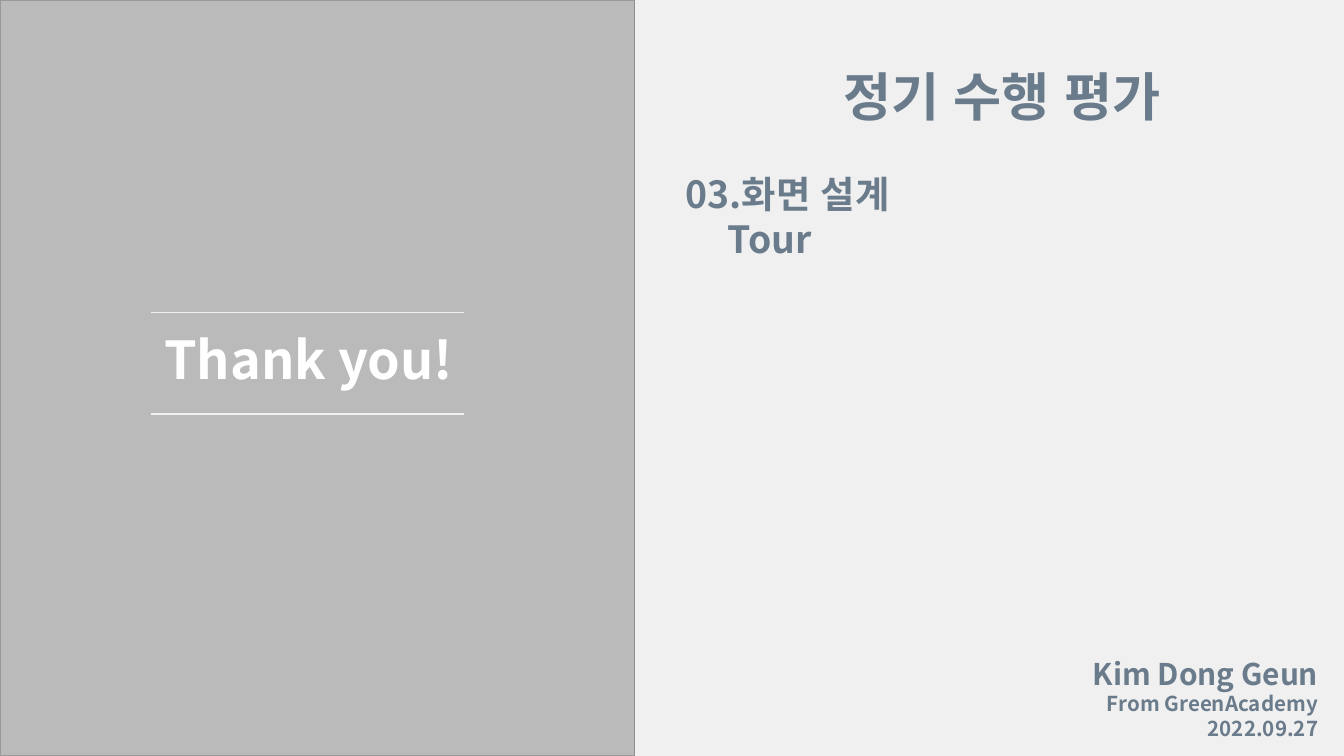
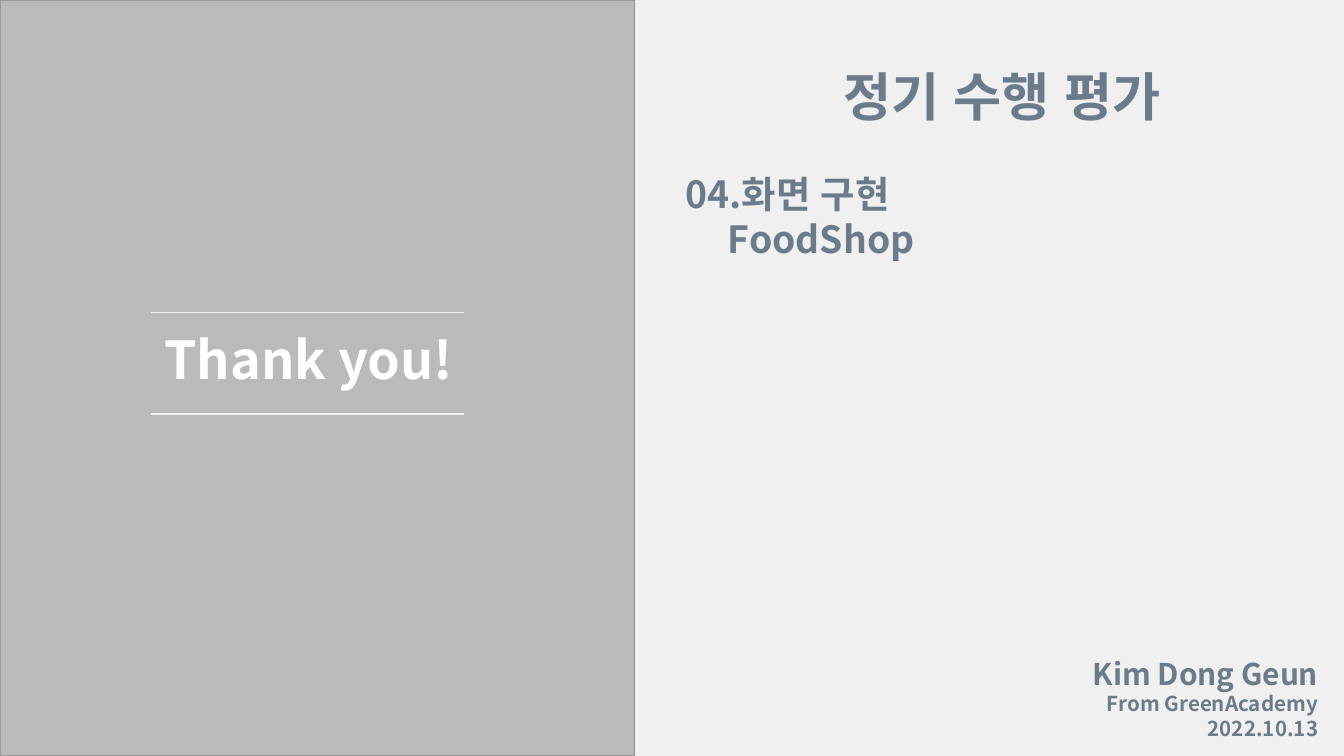
Before and after one commit to kdg99/GreenAcademy, a slide deck: slide 10 of RegularExam/04/화면 구현_김동근.pptx. Drawn at 1344x756 pixels with LibreOffice and Linux fonts; fonts in the diff are those of the drawing; grey boxes stand for pictures. Boxes give left, top, right and bottom in pixels: in the first picture for what was removed or moved away, otherwise in the second. Text is boxed around its words. In the diff, an @@ line names an element or a change of style, - is before the commit and + after.

```diff
--- a/RegularExam/04/화면 구현_김동근.pptx
+++ b/RegularExam/04/화면 구현_김동근.pptx
@@ text at <box>685,176,915,261</box>: text changed @@
-03.화면 설계
-Tour
+04.화면 구현
+FoodShop
@@ text at <box>1208,720,1318,736</box>: text changed @@
-2022.09.27
+2022.10.13
```
Also in this commit, not shown: 3 other slides changed, 2 other files.
